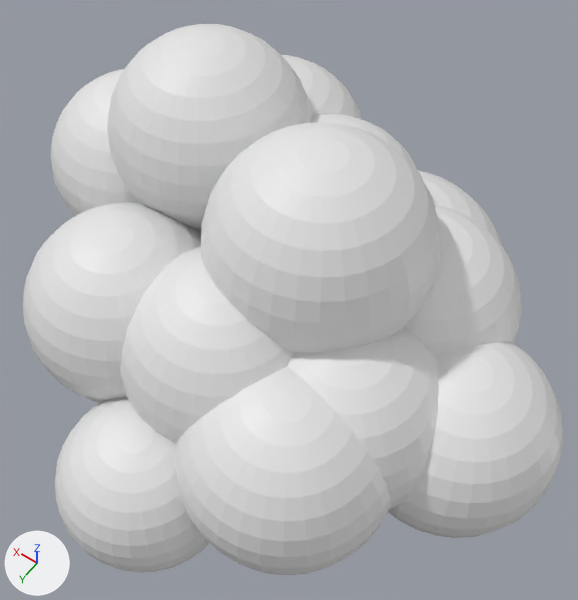
The FBX model QueueJam/Assets/Models/Tree.fbx: old version first, new version second.
The view is the same before and after, from a 50 mm lens placed at (-5.09, 8.06, 21.3), pointed at (1.39, -1.01, 7.04). Every picture has the same lights, and +X, +Y and +Z are marked at lower left. Where no turn or scale is listed for an object, it has been applied to the vertices.

The older version as bpy lines, for what is in view:
```python
me_sphere = bpy.data.meshes.new('Sphere')
me_sphere.from_pydata(...)  # 6266 vertices, 6656 faces; spans x -5.27..6.94, y -5.24..5.84, z -6.0..2.15
ob_sphere = bpy.data.objects.new('Sphere', me_sphere)
ob_sphere.location = (0.0, 0.0, 10.75)
```
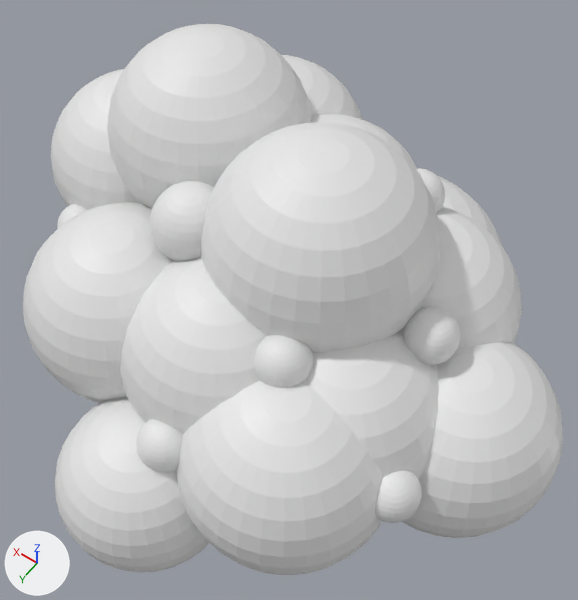
Boxes (x1, y1, x2, y2) around the edits, measured in the pictures (578 x 600 px):
'Sphere.001', added
    after: (57, 168, 460, 523)

The change, as a diff of the scene's bpy script:
```diff
--- a/QueueJam/Assets/Models/Tree.fbx.py
+++ b/QueueJam/Assets/Models/Tree.fbx.py
@@ me_sphere_003 @@
+me_sphere_003.from_pydata(...)  # 4820 vertices, 5120 faces; spans x -4.14..4.96, y -8.25..0.5, z -2.27..2.8
@@ ob_sphere_001 @@
+ob_sphere_001 = bpy.data.objects.new('Sphere.001', me_sphere_003)
+ob_sphere_001.location = (0.5, 3.92, 8.8)
```
